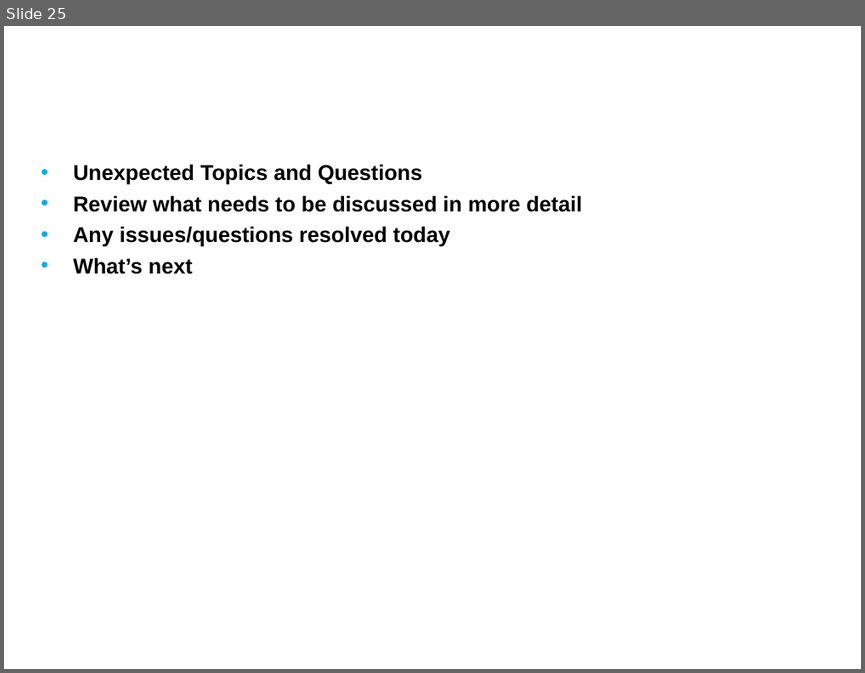
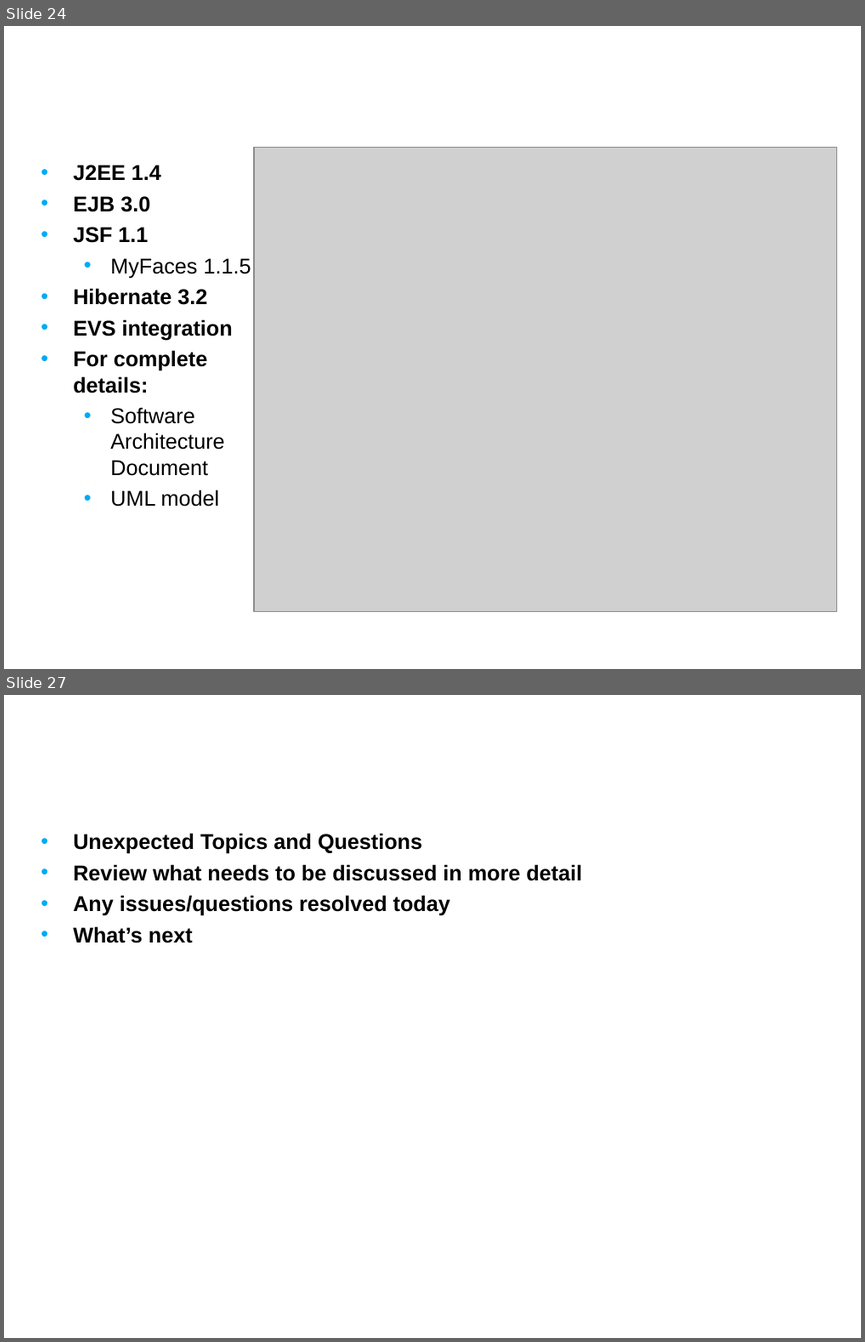
Before and after one commit to NCIP/caarray-docs, a slide deck: project_management/reports/inception_postmortem.ppt. Shown one above the other, each under a label of ours: slide 25 before the commit, slides 24 and 27 after it; the slides between them are not shown. The pictures are 865x673 and 865x1342 pixels, drawn with LibreOffice and Linux fonts; fonts in the diff are those of the drawing; grey boxes stand for pictures; background and template pictures are left out. Boxes give left, top, right and bottom in pixels: in the first picture for what was removed or moved away, otherwise in the second. Text is boxed around its words. In the diff, an @@ line names an element or a change of style, - is before the commit and + after.

```diff
--- a/project_management/reports/inception_postmortem.ppt
+++ b/project_management/reports/inception_postmortem.ppt
@@ slide 24 added at (4, 26, 861, 669), background picture (left out) @@
@@ title added at (32, 26, 675, 126), 24 pt, text #FFFFFF, bold @@
+Candidate Architecture Implemented
@@ picture added at (254, 148, 837, 612) @@
@@ text added at (73, 165, 251, 506), 18 pt, text #000000, bold @@
+• J2EE 1.4
+• EJB 3.0
+• JSF 1.1
+  • MyFaces 1.1.5
+• Hibernate 3.2
+• EVS integration
+• For complete details:
+  • Software Architecture Document
+  • UML model
@@ what was slide 25 is now slide 27 @@
```
Also in this commit, not shown: 4 slides changed, 2 other slides added, 1 slide removed.
